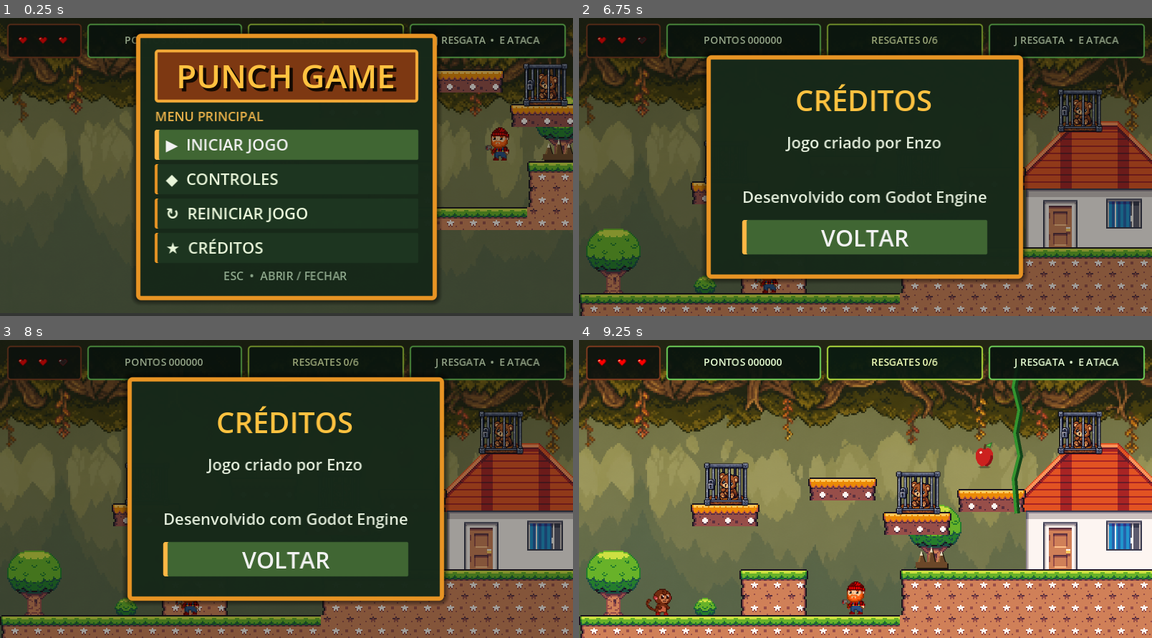
Above: before the commit, frames 1-4 (two rows, left to right).
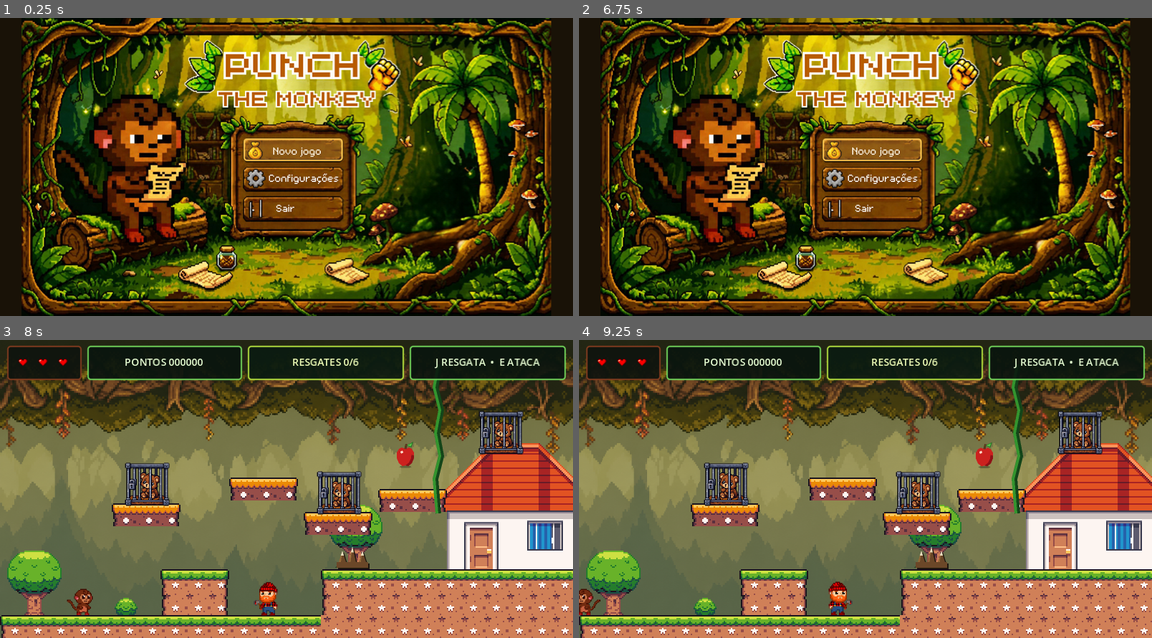
Above: after the commit, the same moments.

Repository: JhosefyRocha/PunchGame
Game: Godot game, scene res://entities/main_menu.tscn
Same seed, same stepped clock (60 frames per second), same inputs: the game is played once before the commit and once after it. Before the commit the project starts from res://PrimeiraCena.tscn.
Inputs (mouse positions are in pixels of both pictures, inside the frame that each line leads up to):
- Up to frame 1 (0.25 s): no input
- Up to frame 2 (6.75 s): click (871, 178) at 0.52 s; click "VOLTAR" at 1.25 s; click (871, 149) at 2.02 s; tap Enter (ui_accept) at 2.75 s; hold D (right) 2.78-4.28 s; tap E (attack) at 2.85, 4.35, 5.85 s; tap Space (jump) at 3.02, 3.77, 5.27, 6.02 s; tap J (interact) at 3.6, 5.1 s; hold A (left) 4.28-5.03 s; hold D (right) 5.03-6.5 s; tap Escape (ui_cancel) at 6.4 s; click (865, 259) at 6.5 s, where only the run after the commit has a clickable "◀ VOLTAR AO MENU"
- Up to frame 3 (8 s): click (292, 471) at 7.27 s
- Up to frame 4 (9.25 s): hold A (left) 8.03-8.75 s; tap J (interact) at 8.1 s; tap Space (jump) at 8.27 s; click (865, 536) at 8.75 s, where only the run before the commit has a clickable "↻ REINICIAR JOGO"

The runs differ from the first frame. In frame 1, 92% of the frame differs, in the area x 0-100%, y 0-100%; in frame 2, 90%; in frame 3, 81%; in frame 4, 1.0%.

Commit message:
feat(menu): adiciona tela inicial com arte, configuracoes e retorno ao menu
A cena de abertura passa a ser entities/main_menu.tscn, com a arte do
menu ao fundo e areas clicaveis sobre os botoes desenhados: Novo jogo
inicia a fase 1, Configuracoes abre volume, tela cheia e controles, e
Sair fecha o jogo (oculto na versao web). A arte e reamostrada para o
tamanho exato da tela e exibida sem filtro, evitando o aspecto embacado.

As preferencias ficam no autoload SettingsManager e sao salvas em
user://settings.cfg. O menu de pausa ganha o botao Voltar ao menu, e as
telas de morte, fim de fase e vitoria voltam para a nova tela inicial.
Os creditos passam a listar os cinco integrantes da equipe.

Diff:
--- a/entities/game_complete_menu.gd
+++ b/entities/game_complete_menu.gd
@@ -27,4 +27,4 @@
 	GameMenu.reset_run_state()
 	GameMenu.start_after_reload = false
 	get_tree().paused = false
-	get_tree().change_scene_to_file(GameMenu.FIRST_SCENE)
+	get_tree().change_scene_to_file(GameMenu.MAIN_MENU_SCENE)
--- a/entities/game_menu.gd
+++ b/entities/game_menu.gd
@@ -5,6 +5,7 @@
 static var start_after_reload := false
 
 const FIRST_SCENE := "res://PrimeiraCena.tscn"
+const MAIN_MENU_SCENE := "res://entities/main_menu.tscn"
 
 
 ## Unico lugar que zera a partida inteira. Autoloads sobrevivem a troca de
@@ -139,7 +140,7 @@
 	reset_run_state()
 	start_after_reload = false
 	get_tree().paused = false
-	get_tree().change_scene_to_file(FIRST_SCENE)
+	get_tree().change_scene_to_file(MAIN_MENU_SCENE)
 
 
 func _on_start_button_pressed() -> void:
@@ -161,6 +162,10 @@
 	show_credits()
 
 
+func _on_main_menu_button_pressed() -> void:
+	return_to_menu()
+
+
 func _on_back_button_pressed() -> void:
 	show_main_panel()
 	start_button.grab_focus()
--- a/entities/game_menu.tscn
+++ b/entities/game_menu.tscn
@@ -107,7 +107,7 @@
 
 [node name="VBox" type="VBoxContainer" parent="Overlay/Center/MenuPanel/Margin"]
 layout_mode = 2
-theme_override_constants/separation = 3
+theme_override_constants/separation = 2
 
 [node name="TitlePlate" type="PanelContainer" parent="Overlay/Center/MenuPanel/Margin/VBox"]
 custom_minimum_size = Vector2(0, 37)
@@ -183,6 +183,19 @@
 text = "  ★  CRÉDITOS"
 alignment = 0
 
+[node name="MainMenuButton" type="Button" parent="Overlay/Center/MenuPanel/Margin/VBox"]
+custom_minimum_size = Vector2(0, 21)
+layout_mode = 2
+theme_override_colors/font_color = Color(0.91, 0.96, 0.85, 1)
+theme_override_colors/font_hover_color = Color(1, 0.79, 0.34, 1)
+theme_override_font_sizes/font_size = 11
+theme_override_styles/normal = SubResource("StyleButton")
+theme_override_styles/hover = SubResource("StyleButtonHover")
+theme_override_styles/pressed = SubResource("StyleButtonPressed")
+theme_override_styles/focus = SubResource("StyleButtonHover")
+text = "  ◀  VOLTAR AO MENU"
+alignment = 0
+
 [node name="Hint" type="Label" parent="Overlay/Center/MenuPanel/Margin/VBox"]
 layout_mode = 2
 theme_override_colors/font_color = Color(0.55, 0.65, 0.54, 1)
@@ -238,13 +251,13 @@
 [node name="Margin" type="MarginContainer" parent="Overlay/Center/CreditsPanel"]
 layout_mode = 2
 theme_override_constants/margin_left = 22
-theme_override_constants/margin_top = 14
+theme_override_constants/margin_top = 8
 theme_override_constants/margin_right = 22
-theme_override_constants/margin_bottom = 14
+theme_override_constants/margin_bottom = 8
 
 [node name="VBox" type="VBoxContainer" parent="Overlay/Center/CreditsPanel/Margin"]
 layout_mode = 2
-theme_override_constants/separation = 8
+theme_override_constants/separation = 4
 
 [node name="Title" type="Label" parent="Overlay/Center/CreditsPanel/Margin/VBox"]
 layout_mode = 2
@@ -256,8 +269,8 @@
 [node name="Text" type="Label" parent="Overlay/Center/CreditsPanel/Margin/VBox"]
 layout_mode = 2
 theme_override_colors/font_color = Color(0.88, 0.92, 0.85, 1)
-theme_override_font_sizes/font_size = 11
-text = "Jogo criado por Enzo\n\nDesenvolvido com Godot Engine"
+theme_override_font_sizes/font_size = 9
+text = "Jogo criado por\nEnzo Horçai\nGregório Lotz\nAndrey Marucci\nKenzo Yamamoto\nJhosefy Rocha\n\nDesenvolvido com Godot Engine"
 horizontal_alignment = 1
 
 [node name="BackButton" type="Button" parent="Overlay/Center/CreditsPanel/Margin/VBox"]
@@ -330,6 +343,7 @@
 [connection signal="pressed" from="Overlay/Center/MenuPanel/Margin/VBox/ControlsButton" to="." method="_on_controls_button_pressed"]
 [connection signal="pressed" from="Overlay/Center/MenuPanel/Margin/VBox/RestartButton" to="." method="_on_restart_button_pressed"]
 [connection signal="pressed" from="Overlay/Center/MenuPanel/Margin/VBox/CreditsButton" to="." method="_on_credits_button_pressed"]
+[connection signal="pressed" from="Overlay/Center/MenuPanel/Margin/VBox/MainMenuButton" to="." method="_on_main_menu_button_pressed"]
 [connection signal="pressed" from="Overlay/Center/ControlsPanel/Margin/VBox/BackButton" to="." method="_on_back_button_pressed"]
 [connection signal="pressed" from="Overlay/Center/CreditsPanel/Margin/VBox/BackButton" to="." method="_on_back_button_pressed"]
 [connection signal="pressed" from="Overlay/Center/DeathPanel/Margin/VBox/RestartButton" to="." method="_on_death_restart_button_pressed"]
--- a/entities/level_complete_menu.gd
+++ b/entities/level_complete_menu.gd
@@ -32,4 +32,4 @@
 	GameMenu.reset_run_state()
 	get_tree().paused = false
 	GameMenu.start_after_reload = false
-	get_tree().change_scene_to_file(GameMenu.FIRST_SCENE)
+	get_tree().change_scene_to_file(GameMenu.MAIN_MENU_SCENE)
--- /dev/null
+++ b/entities/main_menu.gd
@@ -0,0 +1,125 @@
+extends Control
+
+## Tela inicial do jogo. Os botoes ja estao desenhados na arte de fundo; aqui
+## ficam apenas areas clicaveis transparentes posicionadas por cima deles, com
+## destaque de hover/foco para o mouse e o teclado.
+
+@onready var background: TextureRect = $Frame/Background
+@onready var main_buttons: Control = $Frame/Background/Buttons
+@onready var new_game_button: Button = $Frame/Background/Buttons/NewGameButton
+@onready var settings_button: Button = $Frame/Background/Buttons/SettingsButton
+@onready var settings_overlay: Panel = $SettingsOverlay
+@onready var volume_slider: HSlider = $SettingsOverlay/Center/Panel/Margin/VBox/VolumeRow/VolumeSlider
+@onready var volume_value: Label = $SettingsOverlay/Center/Panel/Margin/VBox/VolumeRow/VolumeValue
+@onready var fullscreen_check: CheckButton = $SettingsOverlay/Center/Panel/Margin/VBox/FullscreenCheck
+
+var previous_scale_aspect := Window.CONTENT_SCALE_ASPECT_KEEP
+var background_source: Image
+var background_pixel_size := Vector2i.ZERO
+var background_refresh_queued := false
+
+
+func _enter_tree() -> void:
+	# O jogo trava a proporcao em 400x208 e cria tarjas nas bordas; o menu usa a
+	# janela inteira para a arte ocupar o maximo de pixels reais possivel.
+	previous_scale_aspect = get_tree().root.content_scale_aspect
+	get_tree().root.content_scale_aspect = Window.CONTENT_SCALE_ASPECT_EXPAND
+
+
+func _exit_tree() -> void:
+	get_tree().root.content_scale_aspect = previous_scale_aspect
+
+
+func _ready() -> void:
+	get_tree().paused = false
+	# Navegador nao deixa a pagina se fechar; o botao Sair so faz sentido no desktop.
+	$Frame/Background/Buttons/QuitButton.visible = not OS.has_feature("web")
+	background_source = background.texture.get_image()
+	background.resized.connect(queue_background_refresh)
+	get_tree().root.size_changed.connect(queue_background_refresh)
+	queue_background_refresh()
+	sync_settings_controls()
+	show_main()
+
+
+## A arte e desenhada 1:1 com os pixels da tela: a imagem original e reamostrada
+## (Lanczos) exatamente para o tamanho em que vai aparecer e exibida sem filtro.
+## Deixar a GPU reduzir a imagem com filtro linear/mipmaps deixa tudo embacado.
+func queue_background_refresh() -> void:
+	if background_refresh_queued:
+		return
+	background_refresh_queued = true
+	refresh_background.call_deferred()
+
+
+func refresh_background() -> void:
+	background_refresh_queued = false
+	# Restaurar a proporcao em _exit_tree() tambem dispara size_changed.
+	if not is_inside_tree():
+		return
+	var screen_scale := get_viewport().get_final_transform().get_scale()
+	var target := Vector2i((background.size * screen_scale).round())
+	if target.x <= 0 or target.y <= 0 or target == background_pixel_size:
+		return
+
+	background_pixel_size = target
+	var image := background_source.duplicate() as Image
+	# Metades exatas sao baratas e nitidas; o Lanczos so faz o ajuste final.
+	while image.get_width() >= target.x * 2 and image.get_height() >= target.y * 2:
+		image.shrink_x2()
+	if target != image.get_size():
+		image.resize(target.x, target.y, Image.INTERPOLATE_LANCZOS)
+	background.texture = ImageTexture.create_from_image(image)
+
+
+func _unhandled_input(event: InputEvent) -> void:
+	if event.is_action_pressed("ui_cancel") and settings_overlay.visible:
+		show_main()
+		get_viewport().set_input_as_handled()
+
+
+func show_main() -> void:
+	settings_overlay.hide()
+	main_buttons.show()
+	new_game_button.grab_focus()
+
+
+func show_settings() -> void:
+	sync_settings_controls()
+	main_buttons.hide()
+	settings_overlay.show()
+	volume_slider.grab_focus()
+
+
+func sync_settings_controls() -> void:
+	volume_slider.set_value_no_signal(SettingsManager.master_volume * 100.0)
+	volume_value.text = "%d%%" % roundi(SettingsManager.master_volume * 100.0)
+	fullscreen_check.set_pressed_no_signal(SettingsManager.fullscreen)
+
+
+func _on_new_game_button_pressed() -> void:
+	GameMenu.reset_run_state()
+	GameMenu.start_after_reload = true
+	get_tree().change_scene_to_file(GameMenu.FIRST_SCENE)
+
+
+func _on_settings_button_pressed() -> void:
+	show_settings()
+
+
+func _on_quit_button_pressed() -> void:
+	get_tree().quit()
+
+
+func _on_volume_slider_value_changed(value: float) -> void:
+	SettingsManager.set_master_volume(value / 100.0)
+	volume_value.text = "%d%%" % roundi(value)
+
+
+func _on_fullscreen_check_toggled(toggled_on: bool) -> void:
+	SettingsManager.set_fullscreen(toggled_on)
+
+
+func _on_back_button_pressed() -> void:
+	show_main()
+	settings_button.grab_focus()
--- /dev/null
+++ b/entities/main_menu.tscn
@@ -0,0 +1,321 @@
+[gd_scene load_steps=14 format=3]
+
+[ext_resource type="Script" path="res://entities/main_menu.gd" id="1_menu"]
+[ext_resource type="Texture2D" path="res://sprites/ui/main_menu_background.png" id="2_bg"]
+[ext_resource type="AudioStream" path="res://sounds/menu_music.ogg" id="3_music"]
+
+[sub_resource type="StyleBoxEmpty" id="StyleHotspot"]
+
+[sub_resource type="StyleBoxFlat" id="StyleHotspotHover"]
+bg_color = Color(1, 0.86, 0.45, 0.16)
+border_width_left = 1
+border_width_top = 1
+border_width_right = 1
+border_width_bottom = 1
+border_color = Color(1, 0.78, 0.3, 1)
+corner_radius_top_left = 2
+corner_radius_top_right = 2
+corner_radius_bottom_right = 2
+corner_radius_bottom_left = 2
+
+[sub_resource type="StyleBoxFlat" id="StyleHotspotPressed"]
+bg_color = Color(0.1, 0.05, 0.01, 0.28)
+border_width_left = 1
+border_width_top = 1
+border_width_right = 1
+border_width_bottom = 1
+border_color = Color(1, 0.78, 0.3, 1)
+corner_radius_top_left = 2
+corner_radius_top_right = 2
+corner_radius_bottom_right = 2
+corner_radius_bottom_left = 2
+
+[sub_resource type="StyleBoxFlat" id="StyleOverlay"]
+bg_color = Color(0.02, 0.05, 0.03, 0.62)
+
+[sub_resource type="StyleBoxFlat" id="StylePanel"]
+bg_color = Color(0.29, 0.16, 0.06, 0.97)
+border_width_left = 3
+border_width_top = 3
+border_width_right = 3
+border_width_bottom = 3
+border_color = Color(0.91, 0.58, 0.14, 1)
+corner_radius_top_left = 3
+corner_radius_top_right = 3
+corner_radius_bottom_right = 3
+corner_radius_bottom_left = 3
+shadow_color = Color(0, 0, 0, 0.5)
+shadow_size = 4
+
+[sub_resource type="StyleBoxFlat" id="StyleButton"]
+bg_color = Color(0.12, 0.22, 0.13, 0.82)
+border_width_left = 2
+border_color = Color(0.91, 0.58, 0.14, 1)
+corner_radius_top_left = 1
+corner_radius_top_right = 1
+corner_radius_bottom_right = 1
+corner_radius_bottom_left = 1
+
+[sub_resource type="StyleBoxFlat" id="StyleButtonHover"]
+bg_color = Color(0.25, 0.4, 0.2, 1)
+border_width_left = 3
+border_color = Color(1, 0.72, 0.27, 1)
+corner_radius_top_left = 1
+corner_radius_top_right = 1
+corner_radius_bottom_right = 1
+corner_radius_bottom_left = 1
+
+[sub_resource type="StyleBoxFlat" id="StyleButtonPressed"]
+bg_color = Color(0.4, 0.25, 0.08, 1)
+border_width_left = 3
+border_color = Color(1, 0.78, 0.35, 1)
+
+[sub_resource type="StyleBoxFlat" id="StyleSliderFocus"]
+bg_color = Color(1, 1, 1, 0)
+border_width_left = 1
+border_width_top = 1
+border_width_right = 1
+border_width_bottom = 1
+border_color = Color(1, 0.72, 0.27, 1)
+
+[node name="MainMenu" type="Control"]
+layout_mode = 3
+anchors_preset = 15
+anchor_right = 1.0
+anchor_bottom = 1.0
+grow_horizontal = 2
+grow_vertical = 2
+script = ExtResource("1_menu")
+
+[node name="Letterbox" type="ColorRect" parent="."]
+layout_mode = 1
+anchors_preset = 15
+anchor_right = 1.0
+anchor_bottom = 1.0
+grow_horizontal = 2
+grow_vertical = 2
+mouse_filter = 2
+color = Color(0.1, 0.07, 0.03, 1)
+
+[node name="MenuMusic" type="AudioStreamPlayer" parent="."]
+stream = ExtResource("3_music")
+volume_db = -8.0
+autoplay = true
+
+[node name="Frame" type="AspectRatioContainer" parent="."]
+layout_mode = 1
+anchors_preset = 15
+anchor_right = 1.0
+anchor_bottom = 1.0
+grow_horizontal = 2
+grow_vertical = 2
+mouse_filter = 2
+ratio = 1.7778
+stretch_mode = 2
+
+[node name="Background" type="TextureRect" parent="Frame"]
+texture_filter = 1
+layout_mode = 2
+mouse_filter = 2
+texture = ExtResource("2_bg")
+expand_mode = 1
+
+[node name="Buttons" type="Control" parent="Frame/Background"]
+layout_mode = 1
+anchors_preset = 15
+anchor_right = 1.0
+anchor_bottom = 1.0
+grow_horizontal = 2
+grow_vertical = 2
+mouse_filter = 2
+
+[node name="NewGameButton" type="Button" parent="Frame/Background/Buttons"]
+layout_mode = 1
+anchor_left = 0.419
+anchor_top = 0.4062
+anchor_right = 0.6065
+anchor_bottom = 0.4827
+grow_horizontal = 2
+grow_vertical = 2
+mouse_default_cursor_shape = 2
+theme_override_styles/normal = SubResource("StyleHotspot")
+theme_override_styles/hover = SubResource("StyleHotspotHover")
+theme_override_styles/pressed = SubResource("StyleHotspotPressed")
+theme_override_styles/focus = SubResource("StyleHotspotHover")
+
+[node name="SettingsButton" type="Button" parent="Frame/Background/Buttons"]
+layout_mode = 1
+anchor_left = 0.419
+anchor_top = 0.5022
+anchor_right = 0.6065
+anchor_bottom = 0.5778
+grow_horizontal = 2
+grow_vertical = 2
+mouse_default_cursor_shape = 2
+theme_override_styles/normal = SubResource("StyleHotspot")
+theme_override_styles/hover = SubResource("StyleHotspotHover")
+theme_override_styles/pressed = SubResource("StyleHotspotPressed")
+theme_override_styles/focus = SubResource("StyleHotspotHover")
+
+[node name="QuitButton" type="Button" parent="Frame/Background/Buttons"]
+layout_mode = 1
+anchor_left = 0.419
+anchor_top = 0.6
+anchor_right = 0.6065
+anchor_bottom = 0.6773
+grow_horizontal = 2
+grow_vertical = 2
+mouse_default_cursor_shape = 2
+theme_override_styles/normal = SubResource("StyleHotspot")
+theme_override_styles/hover = SubResource("StyleHotspotHover")
+theme_override_styles/pressed = SubResource("StyleHotspotPressed")
+theme_override_styles/focus = SubResource("StyleHotspotHover")
+
+[node name="SettingsOverlay" type="Panel" parent="."]
+visible = false
+layout_mode = 1
+anchors_preset = 15
+anchor_right = 1.0
+anchor_bottom = 1.0
+grow_horizontal = 2
+grow_vertical = 2
+theme_override_styles/panel = SubResource("StyleOverlay")
+
+[node name="Center" type="CenterContainer" parent="SettingsOverlay"]
+layout_mode = 1
+anchors_preset = 15
+anchor_right = 1.0
+anchor_bottom = 1.0
+grow_horizontal = 2
+grow_vertical = 2
+
+[node name="Panel" type="PanelContainer" parent="SettingsOverlay/Center"]
+custom_minimum_size = Vector2(250, 0)
+layout_mode = 2
+theme_override_styles/panel = SubResource("StylePanel")
+
+[node name="Margin" type="MarginContainer" parent="SettingsOverlay/Center/Panel"]
+layout_mode = 2
+theme_override_constants/margin_left = 12
+theme_override_constants/margin_top = 8
+theme_override_constants/margin_right = 12
+theme_override_constants/margin_bottom = 8
+
+[node name="VBox" type="VBoxContainer" parent="SettingsOverlay/Center/Panel/Margin"]
+layout_mode = 2
+theme_override_constants/separation = 5
+
+[node name="Title" type="Label" parent="SettingsOverlay/Center/Panel/Margin/VBox"]
+layout_mode = 2
+theme_override_colors/font_color = Color(1, 0.76, 0.25, 1)
+theme_override_colors/font_shadow_color = Color(0.08, 0.04, 0.01, 1)
+theme_override_constants/shadow_offset_x = 1
+theme_override_constants/shadow_offset_y = 1
+theme_override_font_sizes/font_size = 16
+text = "CONFIGURAÇÕES"
+horizontal_alignment = 1
+
+[node name="VolumeRow" type="HBoxContainer" parent="SettingsOverlay/Center/Panel/Margin/VBox"]
+layout_mode = 2
+theme_override_constants/separation = 6
+
+[node name="VolumeLabel" type="Label" parent="SettingsOverlay/Center/Panel/Margin/VBox/VolumeRow"]
+custom_minimum_size = Vector2(62, 0)
+layout_mode = 2
+theme_override_colors/font_color = Color(0.92, 0.88, 0.76, 1)
+theme_override_font_sizes/font_size = 10
+text = "Volume"
+
+[node name="VolumeSlider" type="HSlider" parent="SettingsOverlay/Center/Panel/Margin/VBox/VolumeRow"]
+layout_mode = 2
+size_flags_horizontal = 3
+size_flags_vertical = 4
+theme_override_styles/focus = SubResource("StyleSliderFocus")
+step = 5.0
+value = 80.0
+
+[node name="VolumeValue" type="Label" parent="SettingsOverlay/Center/Panel/Margin/VBox/VolumeRow"]
+custom_minimum_size = Vector2(26, 0)
+layout_mode = 2
+theme_override_colors/font_color = Color(1, 0.79, 0.34, 1)
+theme_override_font_sizes/font_size = 10
+text = "80%"
+horizontal_alignment = 2
+
+[node name="FullscreenCheck" type="CheckButton" parent="SettingsOverlay/Center/Panel/Margin/VBox"]
+layout_mode = 2
+theme_override_colors/font_color = Color(0.92, 0.88, 0.76, 1)
+theme_override_colors/font_hover_color = Color(1, 0.79, 0.34, 1)
+theme_override_colors/font_focus_color = Color(1, 0.79, 0.34, 1)
+theme_override_font_sizes/font_size = 10
+text = "Tela cheia"
+
+[node name="ControlsTitle" type="Label" parent="SettingsOverlay/Center/Panel/Margin/VBox"]
+layout_mode = 2
+theme_override_colors/font_color = Color(1, 0.76, 0.25, 1)
+theme_override_font_sizes/font_size = 9
+text = "CONTROLES"
+
+[node name="Controls" type="HBoxContainer" parent="SettingsOverlay/Center/Panel/Margin/VBox"]
+layout_mode = 2
+theme_override_constants/separation = 6
+
+[node name="LeftKeys" type="Label" parent="SettingsOverlay/Center/Panel/Margin/VBox/Controls"]
+layout_mode = 2
+size_flags_vertical = 0
+theme_override_colors/font_color = Color(1, 0.79, 0.34, 1)
+theme_override_font_sizes/font_size = 8
+text = "A/D  ←/→
+W/↑/Espaço
+W/S  ↑/↓
+Esc"
+
+[node name="LeftActions" type="Label" parent="SettingsOverlay/Center/Panel/Margin/VBox/Controls"]
+layout_mode = 2
+size_flags_vertical = 0
+size_flags_horizontal = 3
+theme_override_colors/font_color = Color(0.88, 0.92, 0.85, 1)
+theme_override_font_sizes/font_size = 8
+text = "Mover
+Pular (2x no ar)
+Escalar cipó
+Pausar"
+
+[node name="RightKeys" type="Label" parent="SettingsOverlay/Center/Panel/Margin/VBox/Controls"]
+layout_mode = 2
+size_flags_vertical = 0
+theme_override_colors/font_color = Color(1, 0.79, 0.34, 1)
+theme_override_font_sizes/font_size = 8
+text = "E
+J
+Espaço"
+
+[node name="RightActions" type="Label" parent="SettingsOverlay/Center/Panel/Margin/VBox/Controls"]
+layout_mode = 2
+size_flags_vertical = 0
+size_flags_horizontal = 3
+theme_override_colors/font_color = Color(0.88, 0.92, 0.85, 1)
+theme_override_font_sizes/font_size = 8
+text = "Atacar
+Resgatar
+Soltar cipó"
+
+[node name="BackButton" type="Button" parent="SettingsOverlay/Center/Panel/Margin/VBox"]
+custom_minimum_size = Vector2(0, 20)
+layout_mode = 2
+theme_override_colors/font_color = Color(0.91, 0.96, 0.85, 1)
+theme_override_colors/font_hover_color = Color(1, 0.79, 0.34, 1)
+theme_override_colors/font_focus_color = Color(1, 0.79, 0.34, 1)
+theme_override_font_sizes/font_size = 10
+theme_override_styles/normal = SubResource("StyleButton")
+theme_override_styles/hover = SubResource("StyleButtonHover")
+theme_override_styles/pressed = SubResource("StyleButtonPressed")
+theme_override_styles/focus = SubResource("StyleButtonHover")
+text = "VOLTAR"
+
+[connection signal="pressed" from="Frame/Background/Buttons/NewGameButton" to="." method="_on_new_game_button_pressed"]
+[connection signal="pressed" from="Frame/Background/Buttons/SettingsButton" to="." method="_on_settings_button_pressed"]
+[connection signal="pressed" from="Frame/Background/Buttons/QuitButton" to="." method="_on_quit_button_pressed"]
+[connection signal="value_changed" from="SettingsOverlay/Center/Panel/Margin/VBox/VolumeRow/VolumeSlider" to="." method="_on_volume_slider_value_changed"]
+[connection signal="toggled" from="SettingsOverlay/Center/Panel/Margin/VBox/FullscreenCheck" to="." method="_on_fullscreen_check_toggled"]
+[connection signal="pressed" from="SettingsOverlay/Center/Panel/Margin/VBox/BackButton" to="." method="_on_back_button_pressed"]
--- a/project.godot
+++ b/project.godot
@@ -11,7 +11,7 @@
 [application]
 
 config/name="ProjetoJogo"
-run/main_scene="res://PrimeiraCena.tscn"
+run/main_scene="res://entities/main_menu.tscn"
 config/features=PackedStringArray("4.7", "GL Compatibility")
 config/icon="res://icon.svg"
 
@@ -20,6 +20,7 @@
 RescueManager="*res://systems/rescue_manager.gd"
 HealthManager="*res://systems/health_manager.gd"
 ScoreManager="*res://systems/score_manager.gd"
+SettingsManager="*res://systems/settings_manager.gd"
 
 [display]
 
--- /dev/null
+++ b/systems/settings_manager.gd
@@ -0,0 +1,60 @@
+extends Node
+
+## Preferencias do jogador. Sobrevivem entre sessoes em `user://`, entao sao
+## carregadas e aplicadas uma vez so, quando o autoload sobe -- antes da
+## primeira cena tocar qualquer som.
+
+signal settings_changed
+
+const SETTINGS_PATH := "user://settings.cfg"
+const MASTER_BUS := &"Master"
+
+var master_volume := 0.8
+var fullscreen := false
+
+
+func _ready() -> void:
+	load_settings()
+	apply_settings()
+
+
+func set_master_volume(value: float) -> void:
+	master_volume = clampf(value, 0.0, 1.0)
+	apply_settings()
+	save_settings()
+
+
+func set_fullscreen(enabled: bool) -> void:
+	fullscreen = enabled
+	apply_settings()
+	save_settings()
+
+
+func apply_settings() -> void:
+	var bus := AudioServer.get_bus_index(MASTER_BUS)
+	AudioServer.set_bus_mute(bus, is_zero_approx(master_volume))
+	AudioServer.set_bus_volume_db(bus, linear_to_db(maxf(master_volume, 0.0001)))
+
+	var current_mode := DisplayServer.window_get_mode()
+	var is_fullscreen := current_mode == DisplayServer.WINDOW_MODE_FULLSCREEN
+	if fullscreen and not is_fullscreen:
+		DisplayServer.window_set_mode(DisplayServer.WINDOW_MODE_FULLSCREEN)
+	elif not fullscreen and is_fullscreen:
+		DisplayServer.window_set_mode(DisplayServer.WINDOW_MODE_MAXIMIZED)
+
+	settings_changed.emit()
+
+
+func load_settings() -> void:
+	var config := ConfigFile.new()
+	if config.load(SETTINGS_PATH) != OK:
+		return
+	master_volume = clampf(float(config.get_value("audio", "master_volume", master_volume)), 0.0, 1.0)
+	fullscreen = bool(config.get_value("video", "fullscreen", fullscreen))
+
+
+func save_settings() -> void:
+	var config := ConfigFile.new()
+	config.set_value("audio", "master_volume", master_volume)
+	config.set_value("video", "fullscreen", fullscreen)
+	config.save(SETTINGS_PATH)
Not shown, added: entities/main_menu.gd.uid
Binary file added: sprites/ui/main_menu_background.png
Not shown, added: sprites/ui/main_menu_background.png.import
Not shown, added: systems/settings_manager.gd.uid
